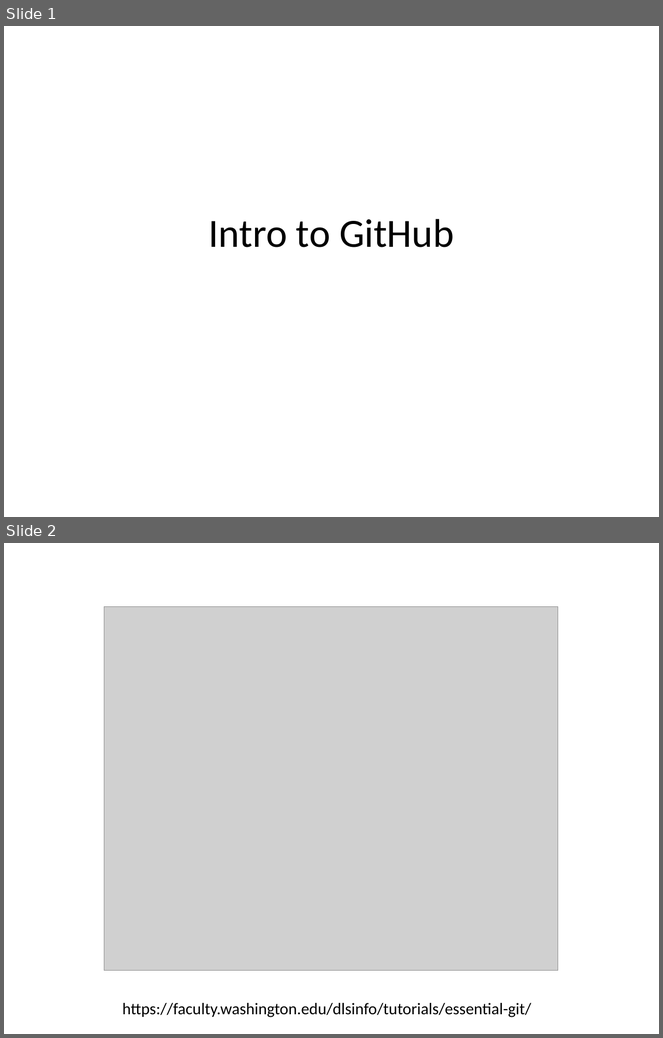
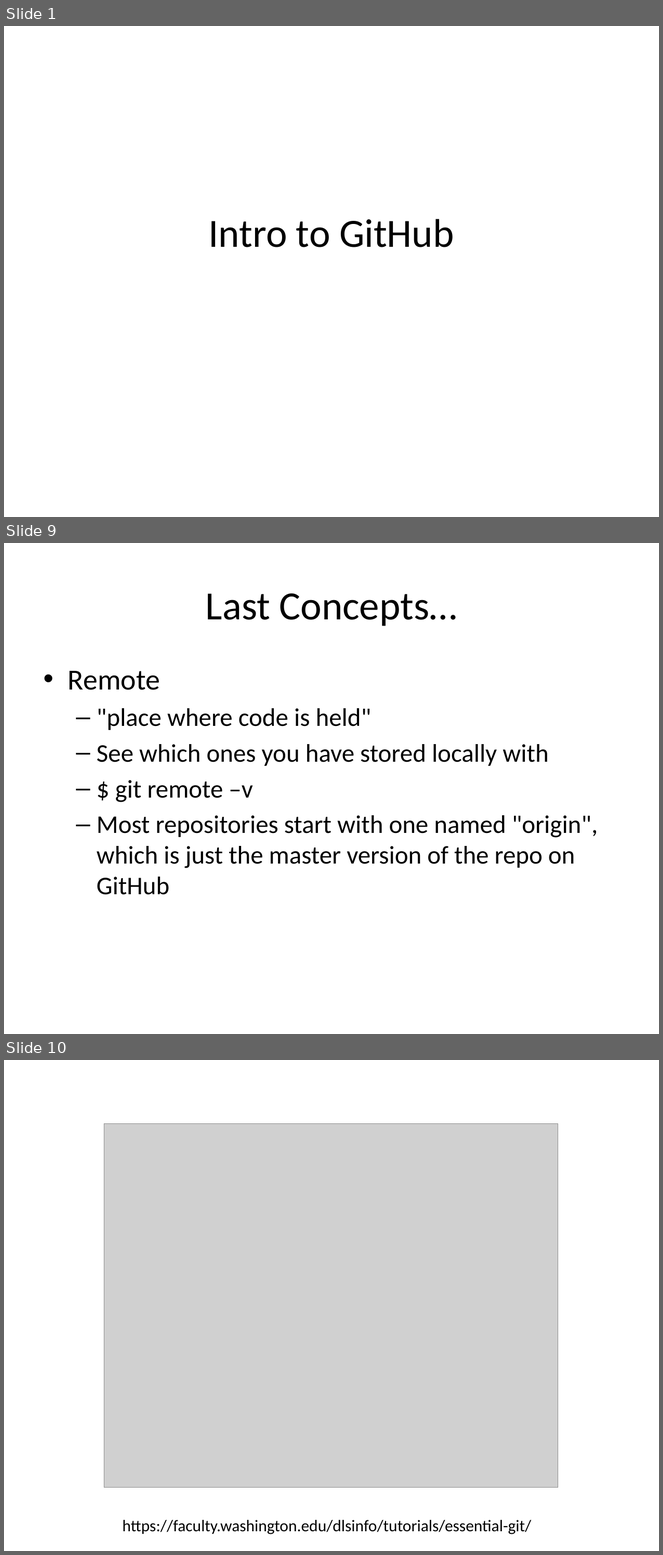
Before and after one commit to humanitiesprogramming/slides, a slide deck: 2018/misc/GitHub Intro.pptx. Shown one above the other, each under a label of ours: slides 1 and 2 before the commit, slides 1, 9 and 10 after it; the slides between them are not shown. The pictures are 663x1038 and 663x1555 pixels, drawn with LibreOffice and Linux fonts; fonts in the diff are those of the drawing; grey boxes stand for pictures. Boxes give left, top, right and bottom in pixels: in the first picture for what was removed or moved away, otherwise in the second. Text is boxed around its words. In the diff, an @@ line names an element or a change of style, - is before the commit and + after.

```diff
--- a/2018/misc/GitHub Intro.pptx
+++ b/2018/misc/GitHub Intro.pptx
@@ slide 9 added at (4, 543, 659, 1034), background #FFFFFF @@
@@ title added at (206, 593, 457, 626), 44 pt, text #000000 @@
+Last Concepts…
@@ text added at (68, 671, 598, 895), 28 pt, text #000000 @@
+• Remote
+  – "place where code is held"
+  – See which ones you have stored locally with
+  – $ git remote –v
+  – Most repositories start with one named "origin", which is just the master version of the repo on GitHub
@@ what was slide 2 is now slide 10 @@
```
Also in this commit, not shown: 10 other slides added.
